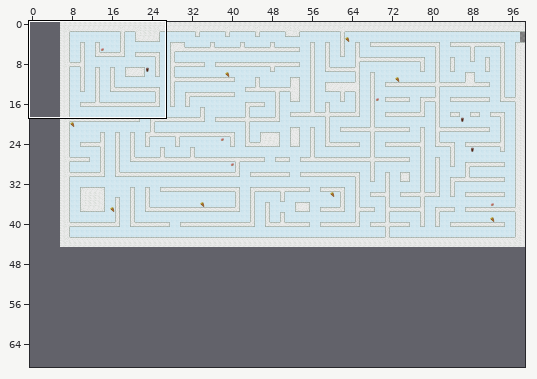
Level history. Tiled map: android/assets/tilemaps/egvekinot/maze.tmx. The first picture is a wide view before the edit; the outline marks the close-up.
Close-up. Before the commit:
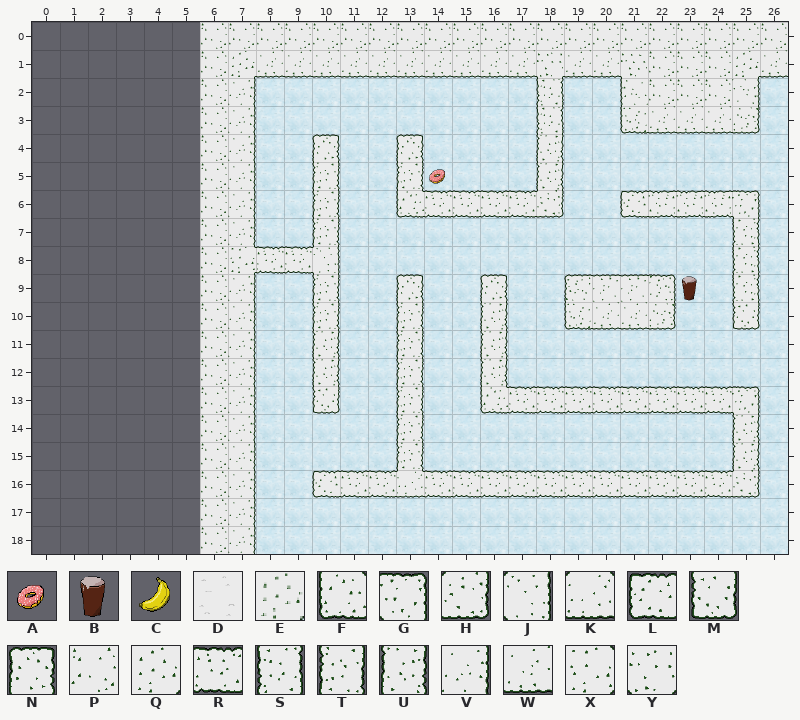
Cells are 64x64 px. Shown: x 0..26, y 0..18. The commit also changed other parts of the map, which this record leaves out.
Key: from "bad_objects": A 0, B 1; from "good_objects": C 1; from "tileset": D 0, E 3, F 4, G 4 turned 180, H 4 turned 270, J 7 turned 180, K 7 turned 270, L 8, M 8 turned 270, N 8 turned 90, P 9, Q 10, R 11, S 11 flipped on the diagonal, T 11 turned 270, U 11 turned 90, V 14 flipped left-right, W 14 turned 270, X 15, Y 15 turned 90.
_ is an empty cell, # one hidden under a higher layer.
Layers that did not change in this view are not listed.
Layer "ground" before, first column x 0:
 0 ______########
 1 ______#DDDDDDD
 2 ______#DDDDDDD
 3 ______#DDDDDDD
 4 ______#DDDDDDD
 5 ______#DDDDDDD
 6 ______#DDDDDDD
 7 ______#DDDDDDD
 8 ______#DDDDDDD
 9 ______#DDDDDDD
10 ______#DDDDDDD
11 ______#DDDDDDD
12 ______#DDDDDDD
13 ______#DDDDDDD
14 ______#DDDDDDD
15 ______#DDDDDDD
16 ______#DDDDDDD
17 ______#DDDDDDD
18 ______#DDDDDDD
Layer "ground2" before, first column x 0:
 0 ______########
 1 ______#EEEEEEE
 2 ______#EEEEEEE
 3 ______#EEEEEEE
 4 ______#EEEEEEE
 5 ______#EEEEEEE
 6 ______#EEEEEEE
 7 ______#EEEEEEE
 8 ______#EEEEEEE
 9 ______#EEEEEEE
10 ______#EEEEEEE
11 ______#EEEEEEE
12 ______#EEEEEEE
13 ______#EEEEEEE
14 ______#EEEEEEE
15 ______#EEEEEEE
16 ______#EEEEEEE
17 ______#EEEEEEE
18 ______#EEEEEEE
Layer "wall_tiles" before, first column x 0:
 0 ______PPPPPPPPPPPPP
 1 ______PQWWWWWWWWWWY
 2 ______PV__________S
 3 ______PV__________S
 4 ______PV__N__N____U
 5 ______PV__T__T____U
 6 ______PV__T__FRRRRH
 7 ______PV__T________
 8 ______PXRRJ________
 9 ______PV__T__N__N__
10 ______PV__T__T__U__
11 ______PV__U__T__U__
12 ______PV__U__T__U__
13 ______PV__M__T__FRR
14 ______PV_____T_____
15 ______PV_____T_____
16 ______PV__LRRKRRRRR
17 ______PV___________
18 ______PV___________
Now the later version:
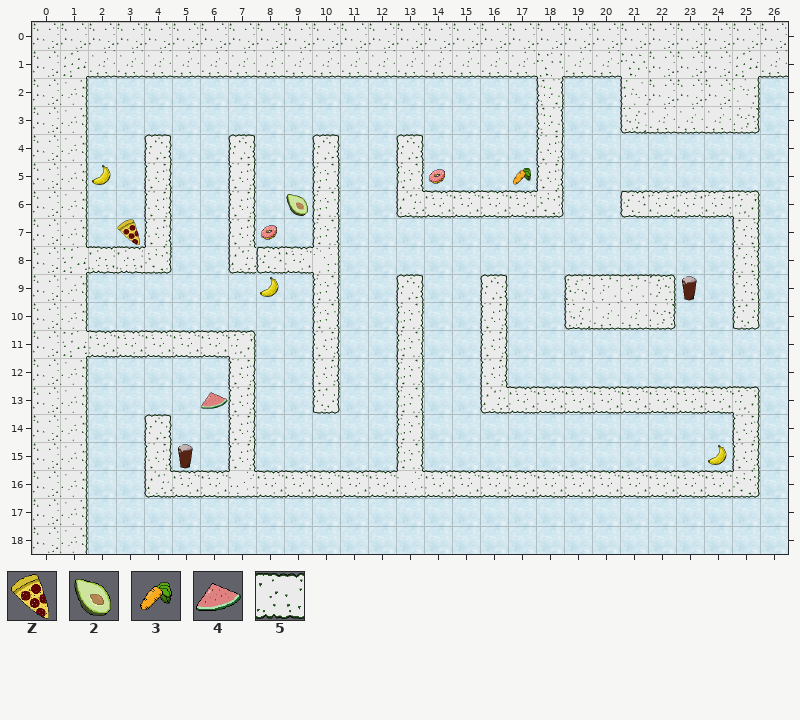
Further tiles: from "bad_objects": Z 2; from "good_objects": 2 0, 3 2, 4 3; from "tileset": 5 11 turned 180.
Tiles of an added or newly shown layer are drawn over the layers below it.
See-through tiles are keyed as they look on the map.
Change:
Changed rows in their new state; . is an unchanged cell.
Layer "ground":
first column x 1:
 1 DDDDD
 2 DDDDD
 3 DDDDD
 4 DDDDD
 5 DDDDD
 6 DDDDD
 7 DDDDD
 8 DDDDD
 9 DDDDD
10 DDDDD
11 DDDDD
12 DDDDD
13 DDDDD
14 DDDDD
15 DDDDD
16 DDDDD
17 DDDDD
18 DDDDD
Layer "ground2":
first column x 1:
 1 EEEEE
 2 EEEEE
 3 EEEEE
 4 EEEEE
 5 EEEEE
 6 EEEEE
 7 EEEEE
 8 EEEEE
 9 EEEEE
10 EEEEE
11 EEEEE
12 EEEEE
13 EEEEE
14 EEEEE
15 EEEEE
16 EEEEE
17 EEEEE
18 EEEEE
Layer "good_tiles" (now shown):
first column x 2:
 5 C..............3
 6 .......2........
 9 ......C.........
first column x 6:
13 4..................
15 ..................C
Layer "bad_tiles":
first column x 3:
 7 Z....A
first column x 5:
15 B
Layer "wall_tiles":
first column x 0:
 0 PPPPPP.....
 1 PQWWWWWW...
 2 PV....__...
 3 PV....__...
 4 PV..N._N...
 5 PV..U._U...
 6 PV..U._U...
 7 PV..U._U...
 8 PX55H._FL..
 9 PV....__...
10 PV....__...
11 PXRRRRRG...
12 PV...._U...
13 PV...._U...
14 PV..N._U...
15 PV..U._U...
16 PV..FRRKRRR
17 PV....__...
18 PV....__...
